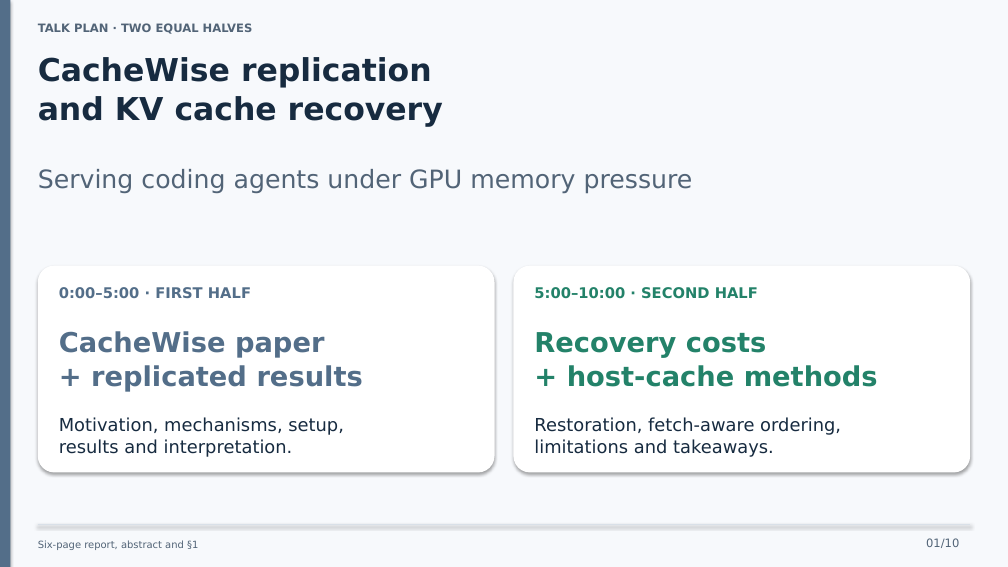
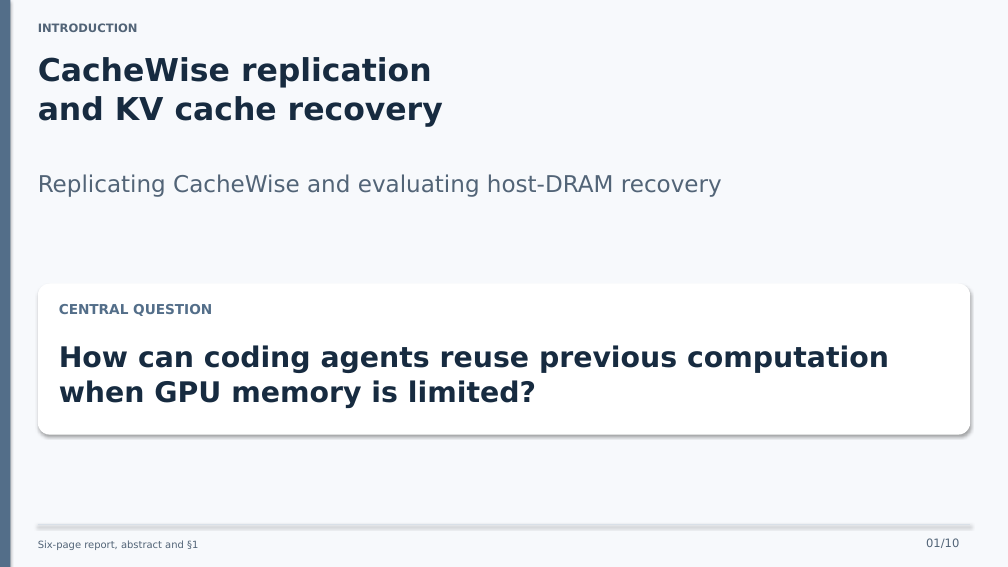
Before and after one commit to ahz-r3v/Distributed-System-Project, a slide deck: slide 1 of presentation/cachewise-10-minute-talk.pptx. Drawn at 1008x567 pixels with LibreOffice and Linux fonts; fonts in the diff are those of the drawing. Boxes give left, top, right and bottom in pixels: in the first picture for what was removed or moved away, otherwise in the second. Text is boxed around its words. In the diff, an @@ line names an element or a change of style, - is before the commit and + after.

Commit message:
docs: replace presentation agenda with introductory slide

```diff
--- a/presentation/cachewise-10-minute-talk.pptx
+++ b/presentation/cachewise-10-minute-talk.pptx
@@ text at (x1=38, y1=23, x2=138, y2=32): text changed @@
-TALK PLAN · TWO EQUAL HALVES
+INTRODUCTION
@@ text at (x1=38, y1=174, x2=722, y2=197): text changed; size 24 to 22 pt @@
-Serving coding agents under GPU memory pressure
+Replicating CacheWise and evaluating host-DRAM recovery
@@ rounded rectangle removed at (x1=513, y1=265, x2=970, y2=473) @@
@@ rounded rectangle resized from (x1=38, y1=265, x2=495, y2=473) to (x1=38, y1=284, x2=970, y2=435) @@
@@ text removed at (x1=59, y1=287, x2=251, y2=298) @@
-0:00–5:00 · FIRST HALF
@@ text removed at (x1=534, y1=287, x2=758, y2=299) @@
-5:00–10:00 · SECOND HALF
@@ text added at (x1=59, y1=304, x2=212, y2=316), 13 pt, text #536E89, bold @@
+CENTRAL QUESTION
@@ text at (x1=59, y1=345, x2=889, y2=408): text changed; size 26 to 27 pt; text colour #536E89 to #172B40 @@
-CacheWise paper
-+ replicated results
+How can coding agents reuse previous computation
+when GPU memory is limited?
@@ text removed at (x1=534, y1=332, x2=878, y2=387) @@
-Recovery costs
-+ host-cache methods
@@ text removed at (x1=59, y1=417, x2=344, y2=457) @@
-Motivation, mechanisms, setup,
-results and interpretation.
@@ text removed at (x1=534, y1=417, x2=841, y2=457) @@
-Restoration, fetch-aware ordering,
-limitations and takeaways.
```
Also in this commit, not shown: 7 other files.
